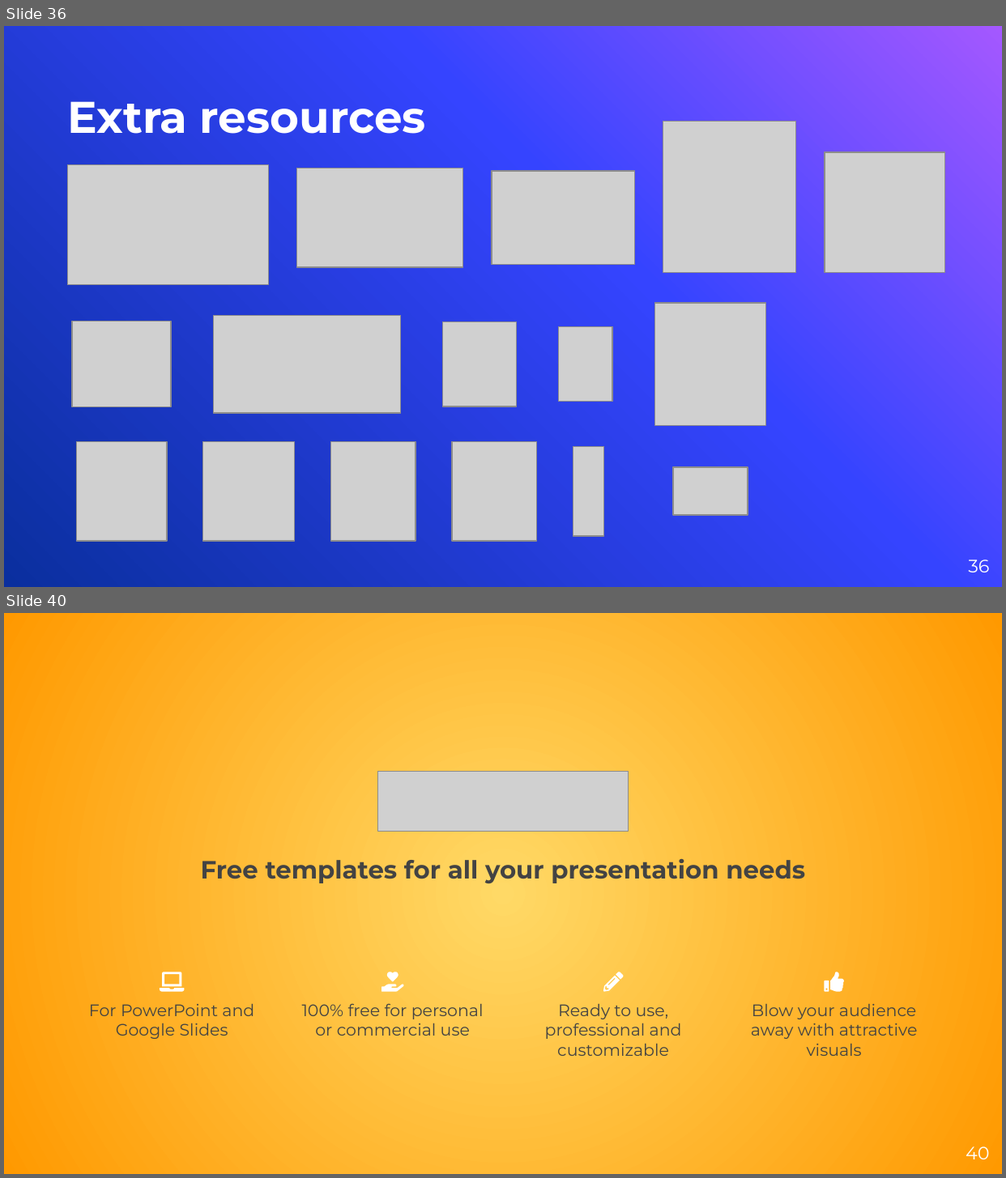
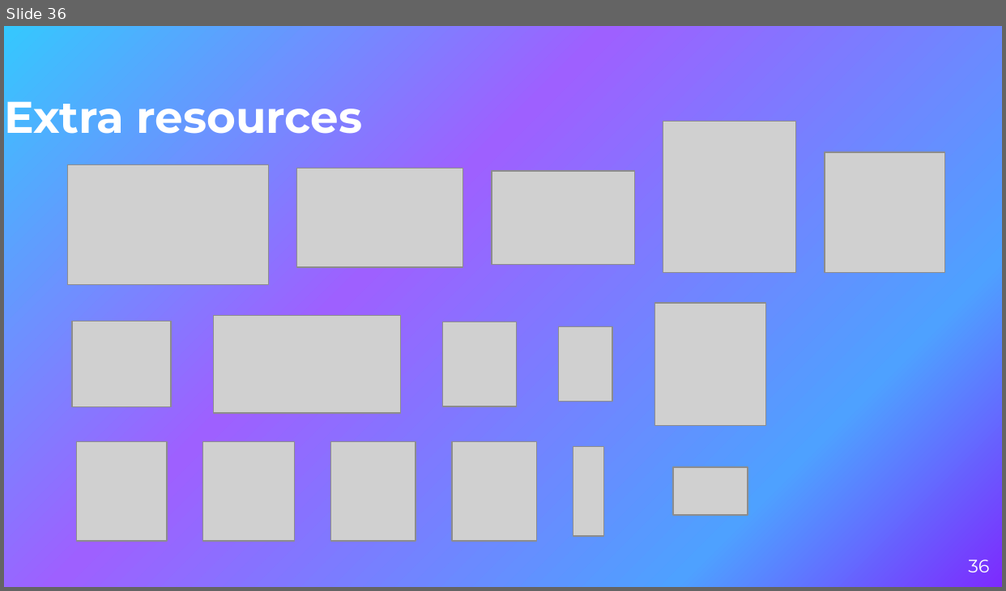
Before and after one commit to hugodemenez/isen-student-portal, a slide deck: presentation/Powerpoint.pptx. Shown one above the other, each under a label of ours: slides 36 and 40 before the commit, slide 36 after it; the slides between them are not shown. The pictures are 1006x1178 and 1006x591 pixels, drawn with LibreOffice and Linux fonts; fonts in the diff are those of the drawing; grey boxes stand for pictures. Boxes give left, top, right and bottom in pixels: in the first picture for what was removed or moved away, otherwise in the second. Text is boxed around its words. In the diff, an @@ line names an element or a change of style, - is before the commit and + after.

```diff
--- a/presentation/Powerpoint.pptx
+++ b/presentation/Powerpoint.pptx
@@ slide 40 removed at <box>4,613,1002,1174</box>, background gradient #FFD966 to #FF9900 @@
@@ picture removed at <box>378,772,629,832</box> @@
@@ text removed at <box>201,859,805,884</box> @@
-Free templates for all your presentation needs
@@ group removed at <box>89,973,918,1056</box>: 4 texts, 4 freeform shapes @@
-Ready to use, professional and customizable
-100% free for personal or commercial use
-Blow your audience away with attractive visuals
-For PowerPoint and Google Slides
@@ page number removed at <box>965,1147,989,1160</box> @@
-40
@@ slide 36 changed as well @@
@@ background gradient #A458FF to #3544FF to #0A2F9E to gradient #35C8FE to #9E60FF to #4EA1FF to #7D2AFE @@
@@ title "Extra resources": place and size @@
-title "Extra resources" at <box>67,101,426,134</box>
+title "Extra resources" at <box>4,101,363,134</box>
```
Also in this commit, not shown: 11 other slides changed, 2 slides added, 5 other slides removed, 20 other files.
